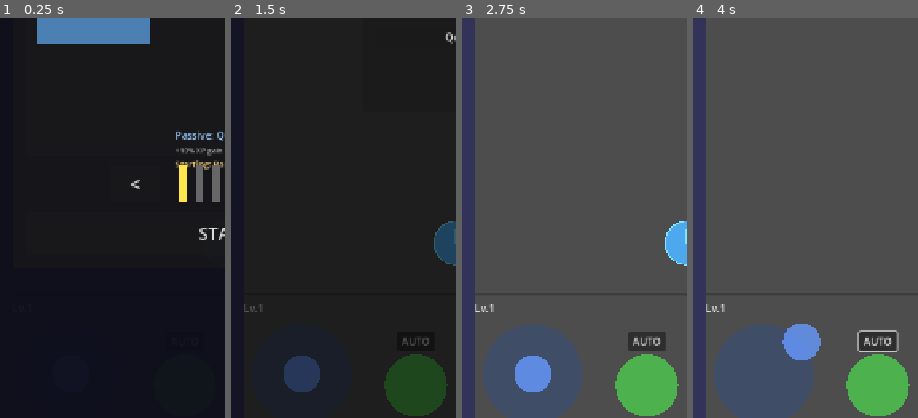
Above: before the commit, frames 1-4 (left to right).
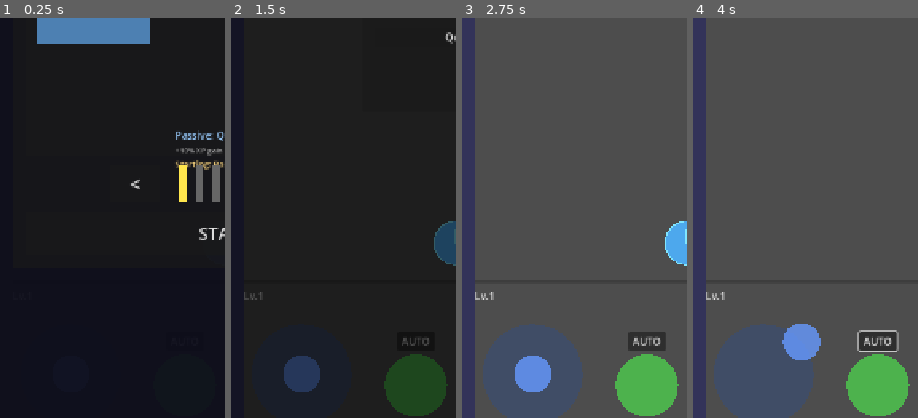
Above: after the commit, the same moments.

Repository: Randroids-Dojo/GoPit
Game: Godot game, scene res://scenes/game.tscn
Same seed, same stepped clock (60 frames per second), same inputs: the game is played once before the commit and once after it.
Inputs (mouse positions are % of the whole screen's width and height, from its top left):
- Up to frame 1 (0.25 s): no input
- Up to frame 2 (1.5 s): click "START" at 0.5 s; click "||" at 1.25 s
- Up to frame 3 (2.75 s): click "Resume" at 2 s
- Up to frame 4 (4 s): click "AUTO" at 2.75 s; tap Enter at 3.5 s; drag from (16, 95) to (50, 78) at 3.52 s
The pictures show only the part of the screen within x 0-50%, y 50-100%; the shares and areas given below are measured in that part.

The runs differ from the first frame. In frame 2, 0.1% of the frame differs, in the area x 5-15%, y 68-74%; in frame 3, 0.2%; in frame 4, 0.2%.

Commit message:
Adjust UI positioning for enlarged TopBar/player
- XPBarContainer: offset_top -200 → -220 (move up 20px)
- ComboLabel: offset_top 400 → 480 (move down 80px)
- DangerIndicator: offset_top -220 → -240 (move up 20px)
- Fix conftest.py Python 3.9 compatibility (Optional[str] vs str|None)

Diff:
--- a/scenes/game.tscn
+++ b/scenes/game.tscn
@@ -150,8 +150,8 @@
 anchor_top = 1.0
 anchor_right = 1.0
 anchor_bottom = 1.0
-offset_top = -200.0
-offset_bottom = -150.0
+offset_top = -220.0
+offset_bottom = -170.0
 grow_horizontal = 2
 grow_vertical = 0
 theme_override_constants/margin_left = 20
@@ -181,9 +181,9 @@
 anchor_left = 0.5
 anchor_right = 0.5
 offset_left = -150.0
-offset_top = 400.0
+offset_top = 480.0
 offset_right = 150.0
-offset_bottom = 450.0
+offset_bottom = 530.0
 grow_horizontal = 2
 theme_override_colors/font_color = Color(1, 1, 1, 1)
 theme_override_colors/font_outline_color = Color(0, 0, 0, 1)
@@ -710,8 +710,8 @@
 anchor_top = 1.0
 anchor_right = 1.0
 anchor_bottom = 1.0
-offset_top = -220.0
-offset_bottom = -200.0
+offset_top = -240.0
+offset_bottom = -220.0
 grow_horizontal = 2
 grow_vertical = 0
 mouse_filter = 2
Not shown, changed: tests/conftest.py
